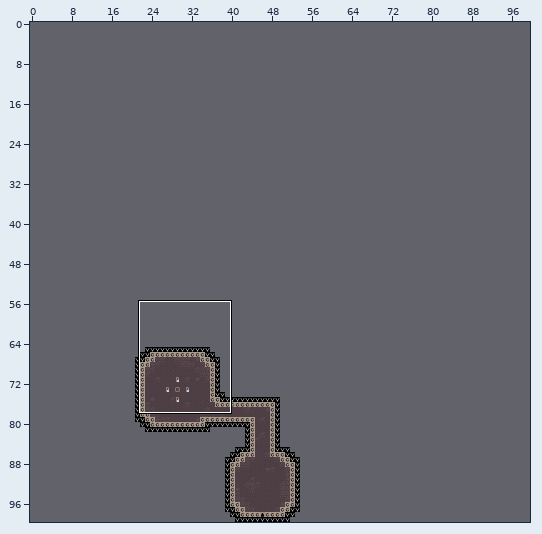
A Tiled map gets an edit: assets/map/cave_test.tmx. The first picture is a wide view before the edit; the outline marks the close-up.
Close-up. Before the commit:
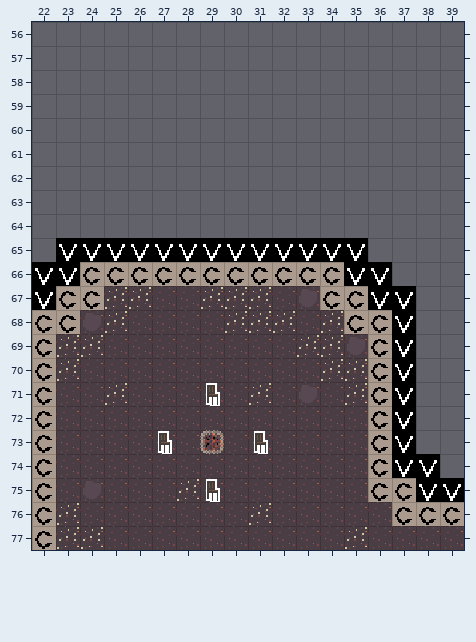
Cells are 16x16 px. Shown: x 22..39, y 56..77. The commit also changed other parts of the map, which this record leaves out.
New version:
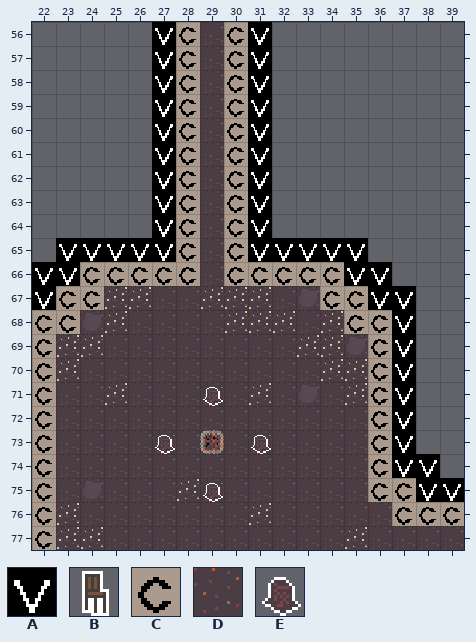
Key: from "WildTraveler": A 8, B 24, C 27, D 28, E 30.
_ is an empty cell.
The edit:
Layer "Map":
There is now tile D in rows 56 to 66 at x 29.
Layer "Objects":
There is now tile A in rows 56 to 64 at x 27 and 31.
The edit turns tile A into tile C in row 65 at x 28 and 30.
There is now tile C in rows 56 to 64 at x 28 and 30.
The edit turns tile B into tile E in row 71 at x 29; in row 73 at x 27 and 31; in row 75 at x 29.
The author cleared tile A in row 65 at x 29.
The author cleared tile C in row 66 at x 29.
Where, in picture pixels (left, top, right, bottom), the same in both close-ups:
changed: (152, 22, 272, 286)
changed: (203, 383, 223, 406)
changed: (155, 431, 175, 454)
changed: (251, 431, 271, 454)
changed: (203, 479, 223, 502)
